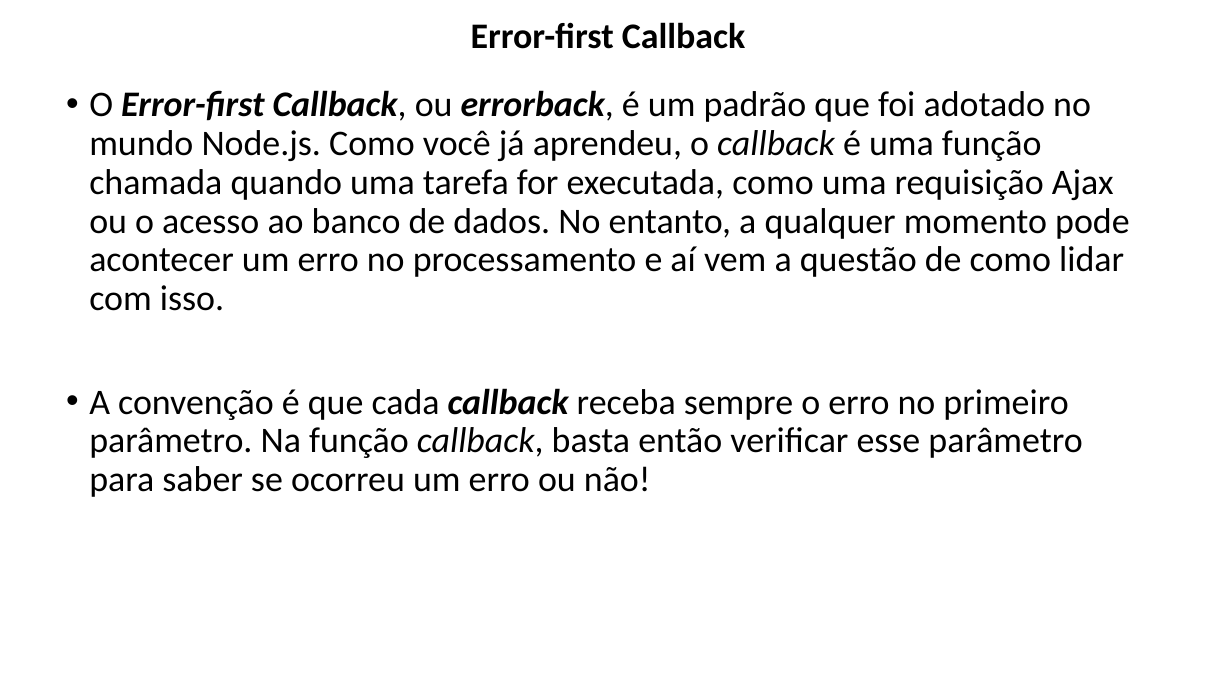
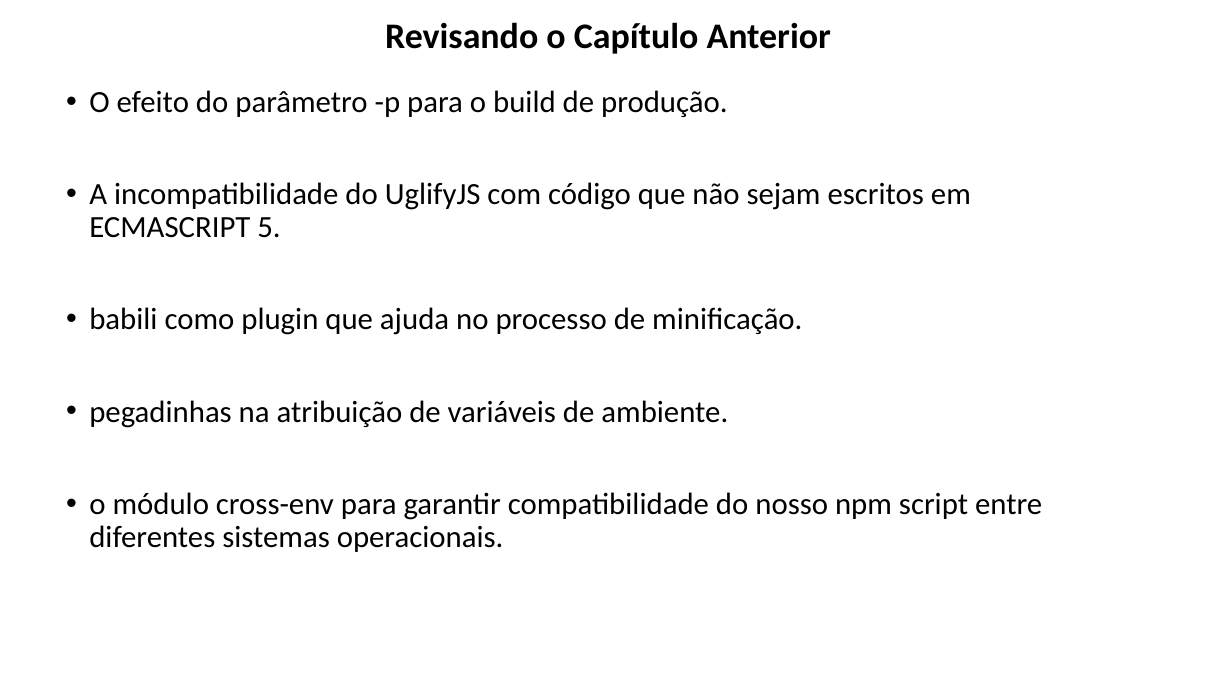
Before and after one commit to lacsousa/webpack, a slide deck: slide 4 of docs/Webpack-resumo.pptx (slide 5 before the commit). Drawn at 1232x693 pixels with LibreOffice and Linux fonts; fonts in the diff are those of the drawing. Boxes give left, top, right and bottom in pixels: in the first picture for what was removed or moved away, otherwise in the second. Text is boxed around its words. In the diff, an @@ line names an element or a change of style, - is before the commit and + after.

```diff
--- a/docs/Webpack-resumo.pptx
+++ b/docs/Webpack-resumo.pptx
@@ title at [385, 22, 831, 54]: text changed @@
-Error-first Callback
+Revisando o Capítulo Anterior
@@ text at [89, 90, 1042, 552]: text changed; size 28 to 24 pt @@
-• O Error-first Callback, ou errorback, é um padrão que foi adotado no mundo Node.js. Como você já aprendeu, o callback é uma função chamada quando uma tarefa for executada, como uma requisição Ajax ou o acesso ao banco de dados. No entanto, a qualquer momento pode acontecer um erro no processamento e aí vem a questão de como lidar com isso.
-• A convenção é que cada callback receba sempre o erro no primeiro parâmetro. Na função callback, basta então verificar esse parâmetro para saber se ocorreu um erro ou não!
+• O efeito do parâmetro -p para o build de produção.
+• A incompatibilidade do UglifyJS com código que não sejam escritos em ECMASCRIPT 5.
+• babili como plugin que ajuda no processo de minificação.
+• pegadinhas na atribuição de variáveis de ambiente.
+• o módulo cross-env para garantir compatibilidade do nosso npm script entre diferentes sistemas operacionais.
```
Also in this commit, not shown: 1 slide added, 2 slides removed, 7 other files.
